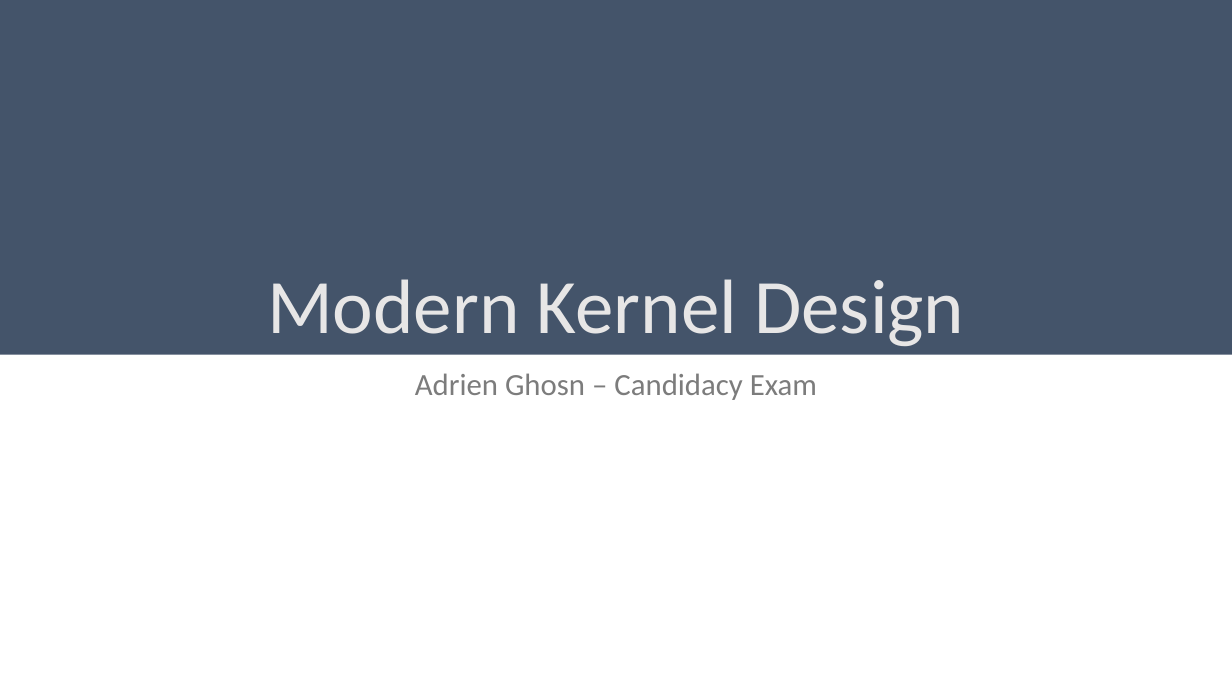
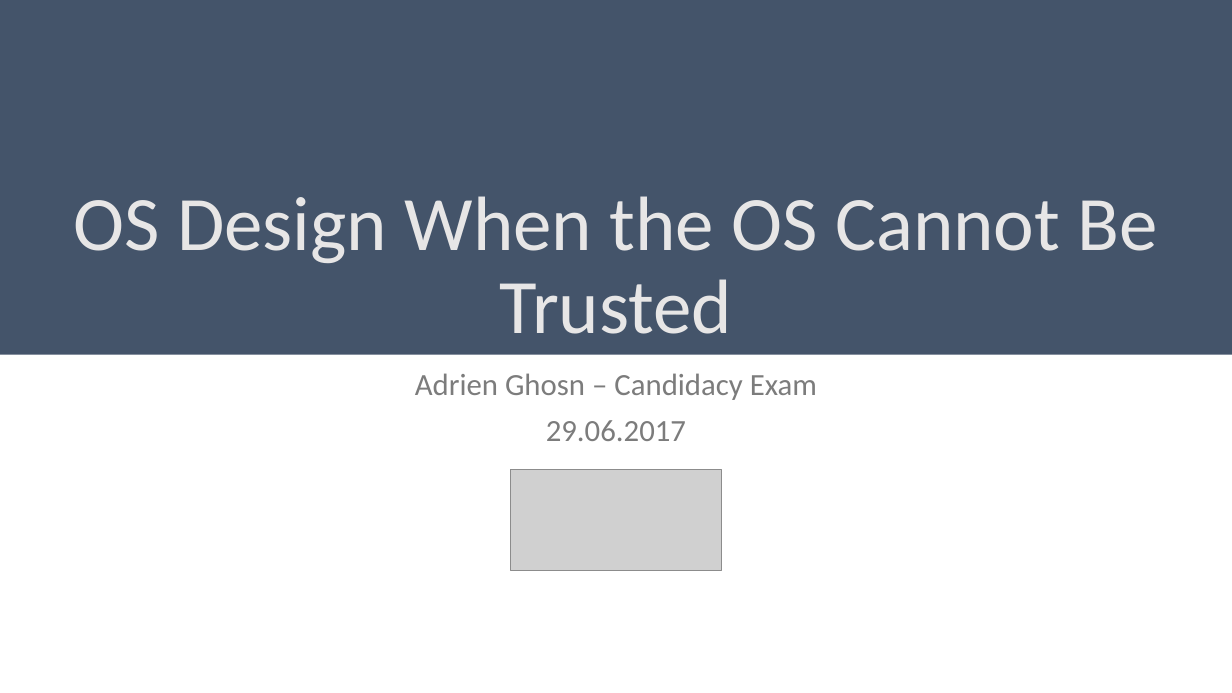
Before and after one commit to aghosn/CandidacyPresentation, a slide deck: slide 1 of CE_presentation.pptx. Drawn at 1232x693 pixels with LibreOffice and Linux fonts; fonts in the diff are those of the drawing; grey boxes stand for pictures. Boxes give left, top, right and bottom in pixels: in the first picture for what was removed or moved away, otherwise in the second. Text is boxed around its words. In the diff, an @@ line names an element or a change of style, - is before the commit and + after.

```diff
--- a/CE_presentation.pptx
+++ b/CE_presentation.pptx
@@ title at (73, 196, 1158, 334): text changed @@
-Modern Kernel Design
+OS Design When the OS Cannot Be Trusted
@@ subtitle at (546, 420, 686, 441): paragraph added @@
+29.06.2017
@@ picture added at (511, 470, 721, 570) @@
```
Also in this commit, not shown: 3 other slides changed, 8 slides added, 10 other files.
